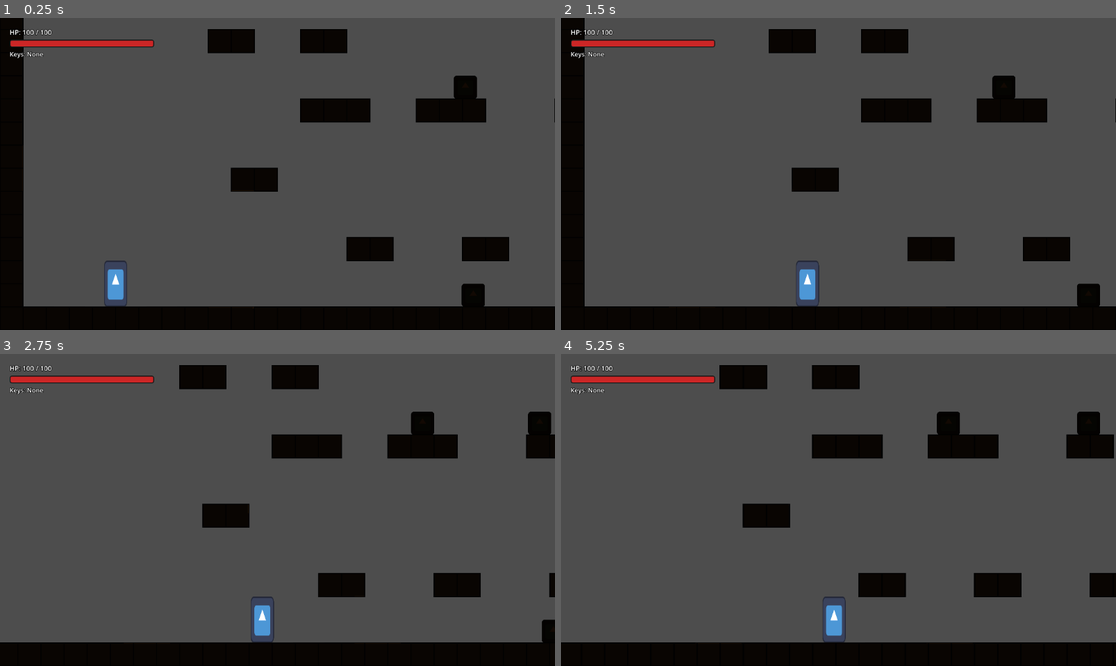
Above: before the commit, frames 1-4 (two rows, left to right).
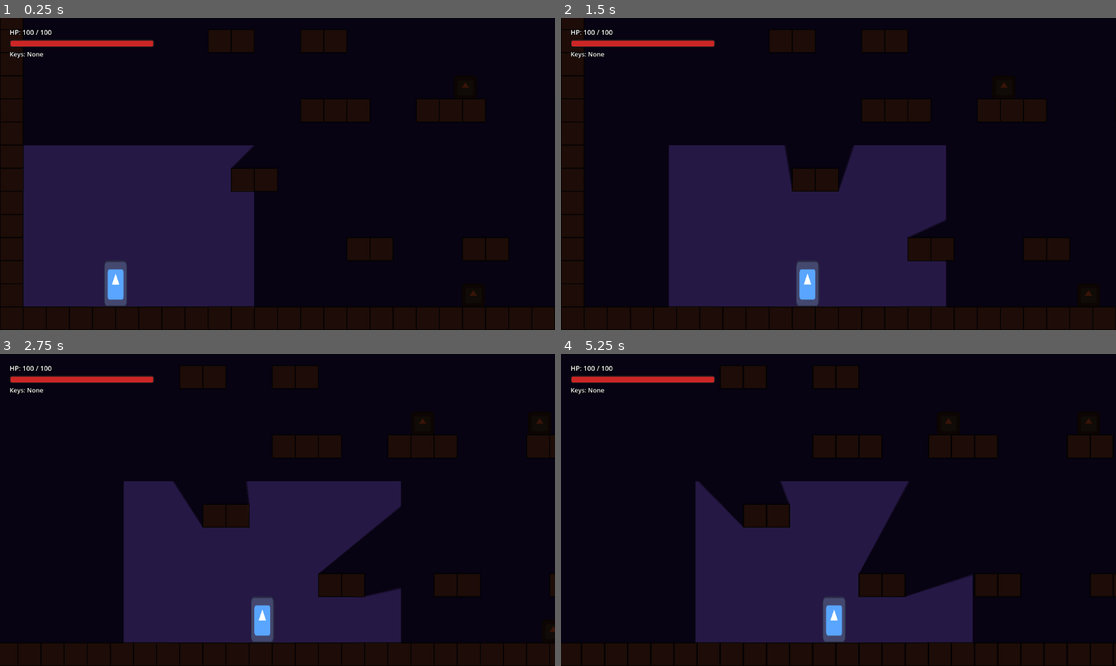
Above: after the commit, the same moments.

Repository: hikarirainbow/New-Project
Game: Godot game, scene res://scenes/levels/sandbox_level.tscn
The game is run twice, just before and just after one commit, with the same random seed, the same clock (stepped at 60 frames per second) and the same inputs. The engine's default icon, where the game draws it, is replaced by a stand-in: a white triangle on a blue panel in a dark square.
Inputs:
- Up to frame 1 (0.25 s): no input
- Up to frame 2 (1.5 s): tap Enter at 0.5 s; hold D (move_right) from 0.53 s (still down); tap X (attack) at 0.6 s; tap Space (jump) at 0.77 s; tap C (dash) at 1.35 s
- Up to frame 3 (2.75 s): tap Space (jump) at 1.52 s; release D (move_right) at 2.03 s; hold A (move_left) from 2.03 s (still down); tap X (attack) at 2.1 s
- Up to frame 4 (5.25 s): release A (move_left) at 2.78 s; hold D (move_right) 2.78-4.28 s; tap C (dash) at 2.85, 4.35 s; tap Space (jump) at 3.02, 3.77, 4.52 s; tap X (attack) at 3.6, 5.1 s; hold A (move_left) 4.28-5.03 s; hold D (move_right) from 5.03 s (still down)

The runs differ from the first frame. In frame 1, 82% of the frame differs, in the area x 4-100%, y 0-93%; in frame 2, 82%; in frame 3, 85%, in the area x 0-100%, y 0-93%; in frame 4, 85%.

Commit message:
feat: add purple ColorRect background, soften ambient lighting color, and reduce player PointLight2D shadow opacity to 70%

Diff:
--- a/scenes/levels/sandbox_level.gd
+++ b/scenes/levels/sandbox_level.gd
@@ -12,6 +12,7 @@
 
 func _ready() -> void:
 	rng.randomize()
+	_setup_background()
 	_setup_darkness()
 	_build_map()
 	_setup_camera_limits()
@@ -22,8 +23,16 @@
 # ── AMBIENT DARKNESS ─────────────────────────────────────────────────────────
 func _setup_darkness() -> void:
 	var canvas_modulate = CanvasModulate.new()
-	canvas_modulate.color = Color(0.08, 0.08, 0.12) # Tối đen với ánh xanh dương nhẹ
+	canvas_modulate.color = Color(0.25, 0.18, 0.35) # Môi trường tối màu tím nhẹ dịu mắt, tránh đen kịt
 	add_child(canvas_modulate)
+
+func _setup_background() -> void:
+	var bg = ColorRect.new()
+	bg.name = "Background"
+	bg.color = Color(0.12, 0.08, 0.2) # Nền màu tím đậm tạm thời
+	bg.size = Vector2(COLS * TILE, ROWS * TILE)
+	bg.z_index = -10 # Đặt ở phía sau tất cả các tile và thực thể
+	add_child(bg)
 
 # ── TILE PLACEMENT ──────────────────────────────────────────────────────────
 func _place(col: int, row: int) -> void:
--- a/scenes/player/player.gd
+++ b/scenes/player/player.gd
@@ -297,5 +297,5 @@
 	light.texture = grad_tex
 	light.shadow_enabled = true
 	light.shadow_filter = PointLight2D.SHADOW_FILTER_PCF5
-	light.shadow_color = Color(0, 0, 0, 0.95)
+	light.shadow_color = Color(0, 0, 0, 0.7)
 	add_child(light)
Not shown, changed: codex/game_dev_script.md
Not shown, changed: codex/project_scope.md
